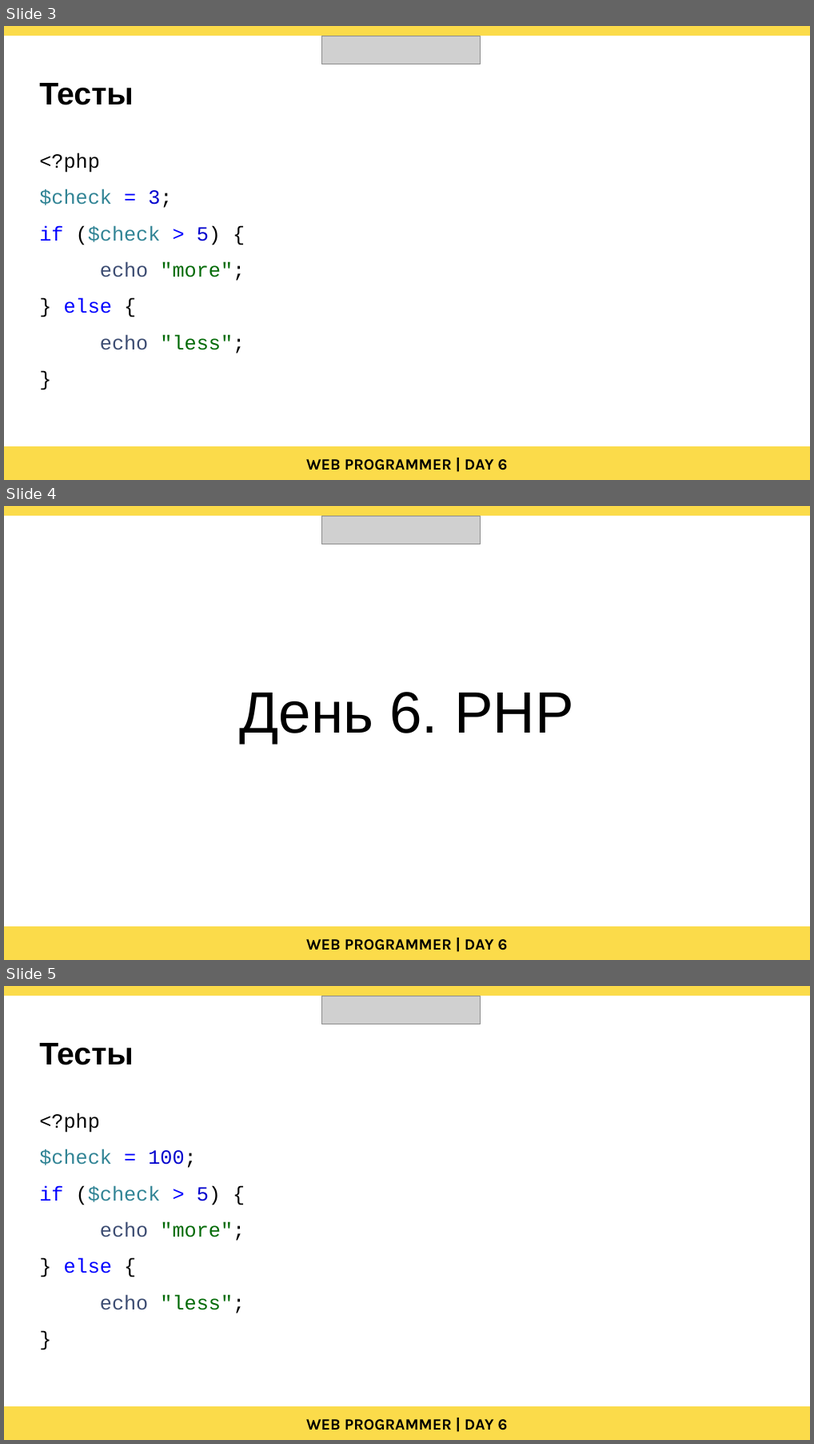
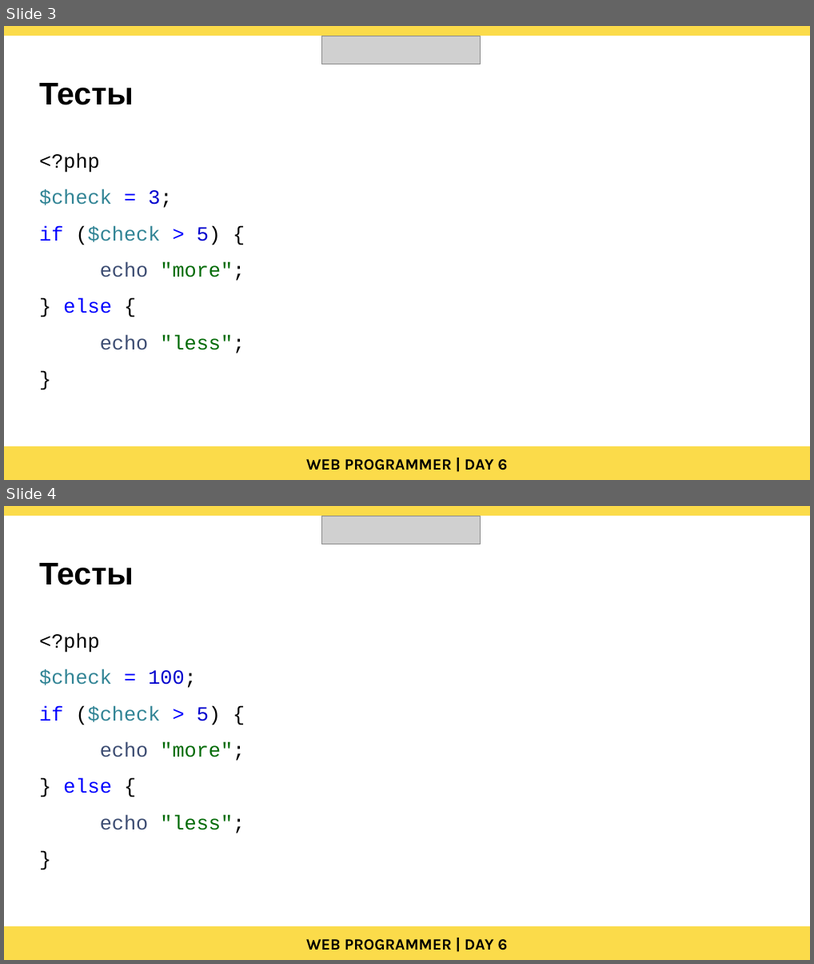
Before and after one commit to Karina869/web-programmers-presentation, a slide deck: day06 PHP.pptx. Shown one above the other, each under a label of ours: slides 3, 4 and 5 before the commit, slides 3 and 4 after it. The pictures are 814x1444 and 814x964 pixels, drawn with LibreOffice and Linux fonts; fonts in the diff are those of the drawing; grey boxes stand for pictures. Boxes give left, top, right and bottom in pixels: in the first picture for what was removed or moved away, otherwise in the second. Text is boxed around its words. In the diff, an @@ line names an element or a change of style, - is before the commit and + after.

Commit message:
fix day06

```diff
--- a/day06 PHP.pptx
+++ b/day06 PHP.pptx
@@ slide 4 removed at [4, 506, 810, 960], background #FFFFFF @@
@@ rectangle removed at [4, 506, 810, 516] @@
@@ picture removed at [322, 516, 481, 544] @@
@@ text removed at [240, 692, 574, 744] @@
-День 6. PHP
@@ rectangle removed at [4, 926, 810, 960] @@
@@ text removed at [306, 939, 508, 950] @@
-WEB PROGRAMMER | DAY 6
@@ what was slide 5 is now slide 4 @@
```
